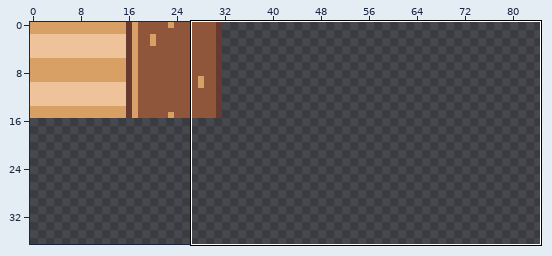
File history of a pixel-art file, prototype/sprites/atlas.aseprite. Above, an overview of the earlier version with the close-up marked.
Close-up. As it was:
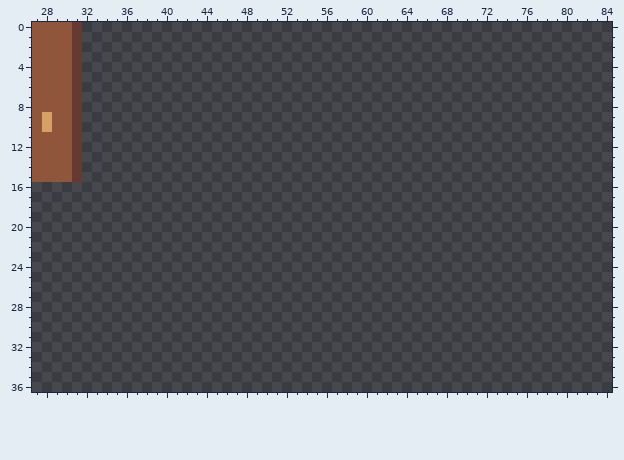
240x320 pixels, 1 frame. Shown: x 27..84, y 0..36. The wide view leaves out empty margins.
New version:
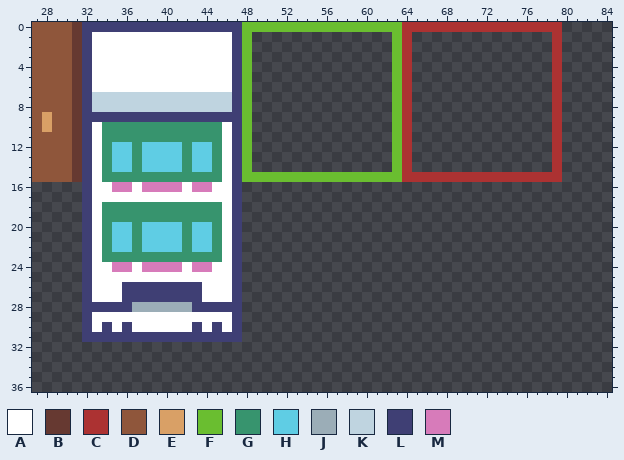
Palette (. is transparent): A #ffffff  B #663931  C #ac3232  D #8f563b  E #d9a066  F #6abe30  G #37946e  H #5fcde4  J #9badb7  K #bfd4e0  L #3f3f74  M #d77bba
Author's note on the commit: Changed to RGBA float textures and added alpha blending
What changed:
Changed rows in their new state; - is an unchanged pixel.
first column x 32:
 0 LLLLLLLLLLLLLLLLFFFFFFFFFFFFFFFFCCCCCCCCCCCCCCCC
 1 LAAAAAAAAAAAAAALF--------------FC--------------C
 2 LAAAAAAAAAAAAAALF--------------FC--------------C
 3 LAAAAAAAAAAAAAALF--------------FC--------------C
 4 LAAAAAAAAAAAAAALF--------------FC--------------C
 5 LAAAAAAAAAAAAAALF--------------FC--------------C
 6 LAAAAAAAAAAAAAALF--------------FC--------------C
 7 LKKKKKKKKKKKKKKLF--------------FC--------------C
 8 LKKKKKKKKKKKKKKLF--------------FC--------------C
 9 LLLLLLLLLLLLLLLLF--------------FC--------------C
10 LAGGGGGGGGGGGGALF--------------FC--------------C
11 LAGGGGGGGGGGGGALF--------------FC--------------C
12 LAGHHGHHHHGHHGALF--------------FC--------------C
13 LAGHHGHHHHGHHGALF--------------FC--------------C
14 LAGHHGHHHHGHHGALF--------------FC--------------C
15 LAGGGGGGGGGGGGALFFFFFFFFFFFFFFFFCCCCCCCCCCCCCCCC
16 LAAMMAMMMMAMMAAL--------------------------------
17 LAAAAAAAAAAAAAAL--------------------------------
18 LAGGGGGGGGGGGGAL--------------------------------
19 LAGGGGGGGGGGGGAL--------------------------------
20 LAGHHGHHHHGHHGAL--------------------------------
21 LAGHHGHHHHGHHGAL--------------------------------
22 LAGHHGHHHHGHHGAL--------------------------------
23 LAGGGGGGGGGGGGAL--------------------------------
24 LAAMMAMMMMAMMAAL--------------------------------
25 LAAAAAAAAAAAAAAL--------------------------------
26 LAAALLLLLLLLAAAL--------------------------------
27 LAAALLLLLLLLAAAL--------------------------------
28 LLLLLJJJJJJLLLLL--------------------------------
29 LAAAAAAAAAAAAAAL--------------------------------
30 LALALAAAAAALALAL--------------------------------
31 LLLLLLLLLLLLLLLL--------------------------------
Changed places in both close-ups, as pixel boxes (x1, y1, x2, y2):
added: (82, 22, 562, 342)
